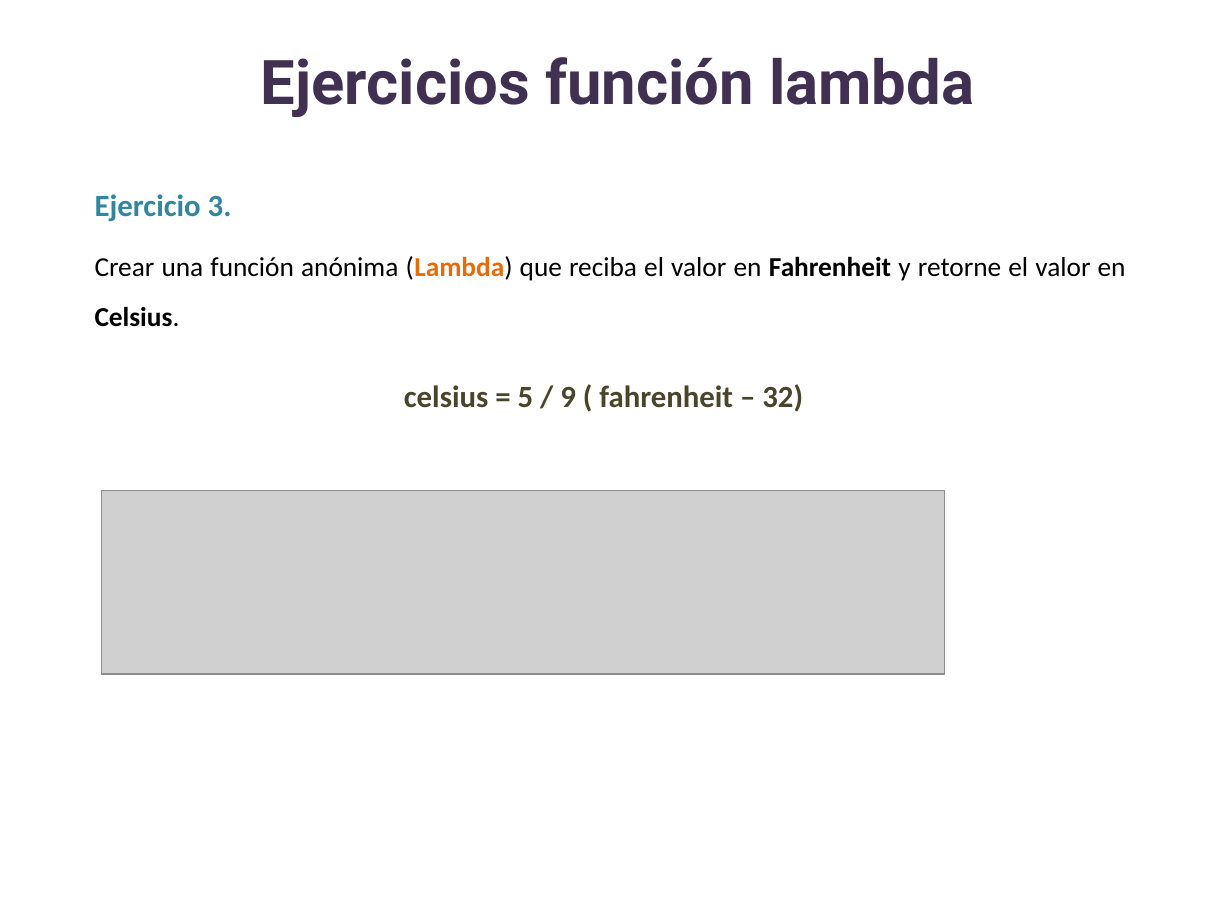
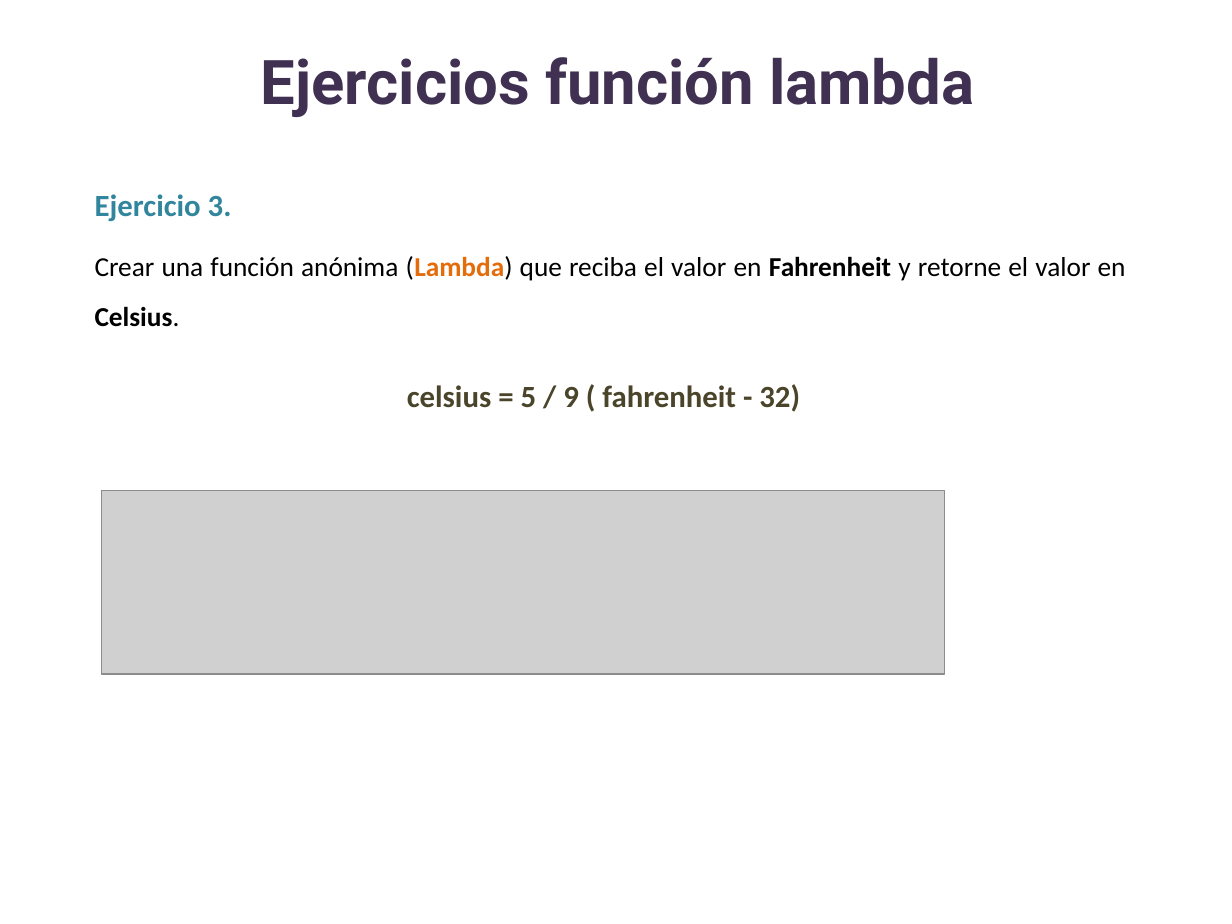
Before and after one commit to lizetheP/Analitica, a slide deck: slide 8 of CalendarioAgo24/presentaciones/11_FuncionesLambda.pptx. Drawn at 1232x924 pixels with LibreOffice and Linux fonts; fonts in the diff are those of the drawing; grey boxes stand for pictures. Boxes give left, top, right and bottom in pixels: in the first picture for what was removed or moved away, otherwise in the second. Text is boxed around its words. In the diff, an @@ line names an element or a change of style, - is before the commit and + after.

```diff
--- a/CalendarioAgo24/presentaciones/11_FuncionesLambda.pptx
+++ b/CalendarioAgo24/presentaciones/11_FuncionesLambda.pptx
@@ text at bbox=[407, 384, 800, 412]: text changed @@
-celsius = 5 / 9 ( fahrenheit – 32)
+celsius = 5 / 9 ( fahrenheit - 32)
```
Also in this commit, not shown: 3 other files.
